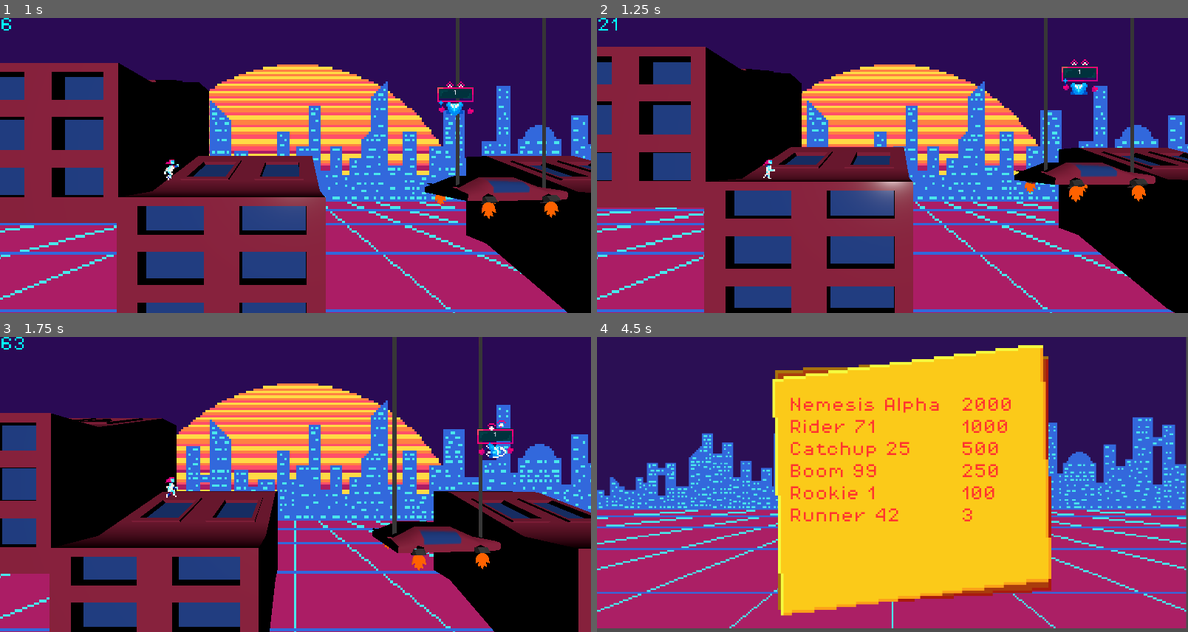
Above: before the commit, frames 1-4 (two rows, left to right).
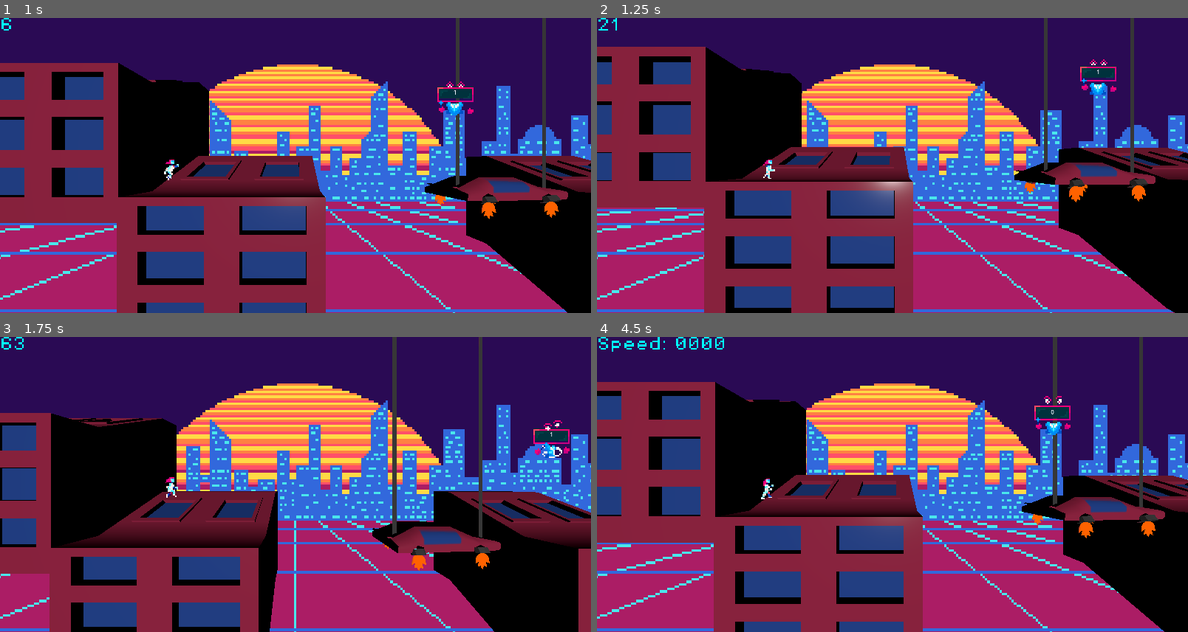
Above: after the commit, the same moments.

Repository: NebulaCoffee/SKG2026-score-gameshow
Game: Godot game, scene res://Scenes/LevelChunks/start.tscn
The game is run twice, just before and just after one commit, with the same random seed, the same clock (stepped at 60 frames per second) and the same inputs. This scene is started directly instead of the project's main scene.
Inputs (mouse positions are in pixels of both pictures, inside the frame that each line leads up to):
- Up to frame 1 (1 s): hold Right (ui_right) from 0.53 s (still down); tap Shift (slide) at 0.6 s; tap Space (jump) at 0.77 s
- Up to frame 2 (1.25 s): keep holding Right (ui_right)
- Up to frame 3 (1.75 s): release Right (ui_right) at 1.28 s; hold Left (ui_left) from 1.28 s (still down); tap Shift (slide) at 1.35 s; tap Space (jump) at 1.52 s
- Up to frame 4 (4.5 s): release Left (ui_left) at 2.03 s; hold Right (ui_right) 2.03-3.53 s; tap Shift (slide) at 2.1, 2.85, 3.6 s; tap Space (jump) at 3.02, 3.77 s; hold Left (ui_left) 3.53-4.25 s; click (916, 564) at 4.25 s, where only the run after the commit has a clickable "Play Again?"

Frame 1 is identical in both runs. In frame 2, 0.6% of the frame differs, in the area x 78-88%, y 14-26%; in frame 3, 0.9%; in frame 4, 74%, in the area x 0-100%, y 0-100%.

Commit message:
Minor stuff
High score now changes speed based on proximity
Play again button added

Diff:
--- a/Scenes/High score screen/high_score_screen.tscn
+++ b/Scenes/High score screen/high_score_screen.tscn
@@ -133,3 +133,13 @@
 theme_override_colors/font_outline_color = Color(0, 0, 0, 1)
 text = "00000"
 fit_content = true
+
+[node name="PlayAgain" type="Button" parent="CanvasLayer" unique_id=55690754]
+offset_left = 126.0
+offset_top = 107.0
+offset_right = 221.0
+offset_bottom = 138.0
+theme = ExtResource("3_2206h")
+text = "Play Again?"
+
+[connection signal="pressed" from="CanvasLayer/PlayAgain" to="." method="_on_play_again_pressed"]
--- a/Scenes/LevelChunks/start.tscn
+++ b/Scenes/LevelChunks/start.tscn
@@ -55,6 +55,7 @@
 
 [node name="HighScore" parent="." unique_id=827438343 instance=ExtResource("8_svq3t")]
 transform = Transform3D(50, 0, 0, 0, 50, 0, 0, 0, 1, 238.5929, 69.50528, 17.23877)
+speedboost = 100
 
 [node name="DirectionalLight3D" type="DirectionalLight3D" parent="." unique_id=1688735498]
 transform = Transform3D(1, 0, 0, 0, 1, 0, 0, 0, 1, 477.06635, 0, 456.61902)
--- a/Scenes/high_score.tscn
+++ b/Scenes/high_score.tscn
@@ -102,9 +102,13 @@
 [sub_resource type="BoxShape3D" id="BoxShape3D_lyy7e"]
 size = Vector3(0.5032163, 5.005602, 28.582993)
 
+[sub_resource type="BoxShape3D" id="BoxShape3D_ut623"]
+size = Vector3(8.90136, 16, 32)
+
 [node name="HighScore" type="Node3D" unique_id=827438343]
 script = ExtResource("1_v2gce")
-speed = 100
+speed = 50
+speedboost = 50
 
 [node name="Timer" type="Timer" parent="." unique_id=1078011521]
 autostart = true
@@ -144,5 +148,15 @@
 transform = Transform3D(1, 0, 0, 0, 1, 0, 0, 0, 1, -0.0075009763, -0.3231783, -11.28375)
 shape = SubResource("BoxShape3D_lyy7e")
 
+[node name="PlayerProx" type="Area3D" parent="CharacterBody3D" unique_id=407911894]
+collision_layer = 8
+collision_mask = 8
+
+[node name="CollisionShape3D" type="CollisionShape3D" parent="CharacterBody3D/PlayerProx" unique_id=740291916]
+transform = Transform3D(1, 0, 0, 0, 1, 0, 0, 0, 1, -2.1787682, 0, -14.95908)
+shape = SubResource("BoxShape3D_ut623")
+
 [connection signal="timeout" from="Timer" to="." method="_on_timer_timeout"]
 [connection signal="area_entered" from="CharacterBody3D/Area3D" to="." method="_on_area_3d_area_entered"]
+[connection signal="area_entered" from="CharacterBody3D/PlayerProx" to="." method="_on_player_prox_area_entered"]
+[connection signal="area_exited" from="CharacterBody3D/PlayerProx" to="." method="_on_player_prox_area_exited"]
--- a/Scripts/high_score.gd
+++ b/Scripts/high_score.gd
@@ -4,6 +4,8 @@
 @export var current_score: int
 @export var speed: int
 var yspeed : int
+var xspeed : int
+@export var speedboost: int
 var start : bool
 
 # Nodes
@@ -17,12 +19,13 @@
 
 func _physics_process(delta: float) -> void:
 	if start == true:
-		character_body_3d.velocity.x = 1 * speed
+		character_body_3d.velocity.x = 1 * xspeed
 		character_body_3d.velocity.y = 1 * yspeed
 		character_body_3d.move_and_slide()
 
 func _ready() -> void:
 	start = false
+	xspeed = speed
 	_switch_dir("up")
 	update_score(current_score)
 
@@ -60,3 +63,11 @@
 
 func _on_area_3d_area_entered(area: Area3D) -> void:
 	load_end_scene()
+
+
+func _on_player_prox_area_entered(area: Area3D) -> void:
+	xspeed += speedboost
+
+
+func _on_player_prox_area_exited(area: Area3D) -> void:
+	xspeed -= speedboost
--- a/Scripts/high_score_screen.gd
+++ b/Scripts/high_score_screen.gd
@@ -25,3 +25,8 @@
 	if a[1] < b[1]:
 		return true
 	return false
+
+
+func _on_play_again_pressed() -> void:
+	Globals.current_score = 0
+	get_tree().change_scene_to_file("res://Scenes/LevelChunks/start.tscn")
--- a/Scripts/world_boundary.gd
+++ b/Scripts/world_boundary.gd
@@ -1,6 +1,4 @@
 extends Area3D
-
-@onready var player: Node3D = $"../Player"
 
 func _on_area_entered(area: Area3D) -> void:
 	print(area)
